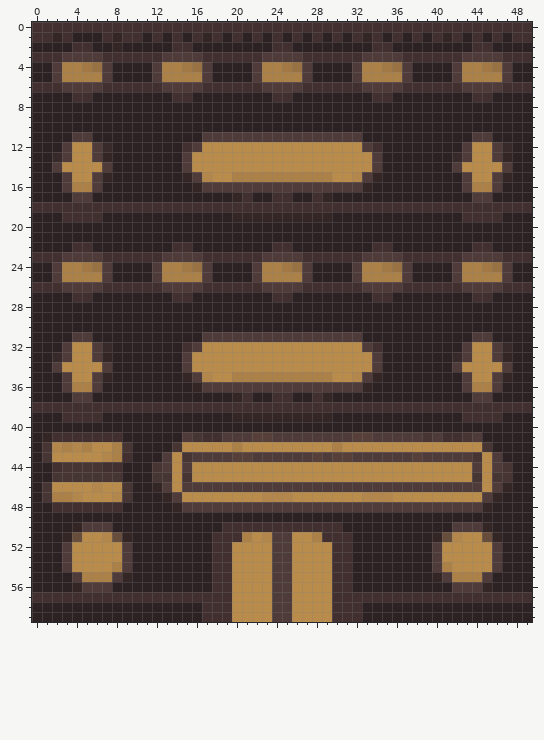
Pixel-art sprite: Assets/Sprites/Brick/Palazzo.png. The picture above is the old version.
The file is 50x60 pixels. Colours within 5 levels of each other are drawn and written as one.
And afterwards:
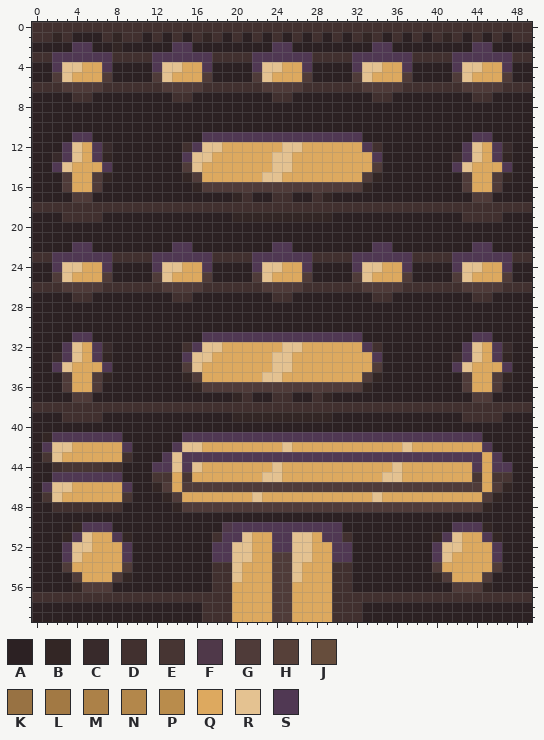
Palette (. is transparent): A #2c2123  B #332625  C #382a2b  D #41302f  E #473533  F #4f3849  G #4f3b39  H #564039  J #664d3c  K #987243  L #a27944  M #ac8148  N #b3874b  P #b98c4c  Q #dda95f  R #e4c291  S #503853
Diff:
Changed rows in their new state; - is an unchanged pixel.
first column x 2:
 2 --SS--------SS--------SS--------SS--------SS--
 3 SSSSSS----SSSSSS----SSSSSS----SSSSSS----SSSSSS
 4 SRRQQS----SRRQQS----SRRQQS----SRRQQS----SRRQQS
 5 -RQQQ------RQQQ------RQQQ------RQQQ------RQQQ-
first column x 2:
11 --SS-----------SSSSSSSSSSSSSSSS-----------SS--
12 -SRQS---------SRRQQQQQQRRQQQQQQS---------SRQS-
13 -SRQS--------SRRQQQQQQRRQQQQQQQQS--------SRQS-
14 SRQQQS--------RQQQQQQQRRQQQQQQQQ--------SRQQQS
15 --QQ-----------QQQQQQRRQQQQQQQQ-----------QQ--
16 --QQ--------------------------------------QQ--
first column x 2:
22 --SS--------SS--------SS--------SS--------SS--
23 SSSSSS----SSSSSS----SSSSSS----SSSSSS----SSSSSS
24 SRRQQS----SRRQQS----SRRQQS----SRRQQS----SRRQQS
25 -RQQQ------RQQQ------RQQQ------RQQQ------RQQQ-
first column x 2:
31 --SS-----------SSSSSSSSSSSSSSSS-----------SS--
32 -SRQS---------SRRQQQQQQRRQQQQQQS---------SRQS-
33 -SRQS--------SRRQQQQQQRRQQQQQQQQS--------SRQS-
34 SRQQQS--------RQQQQQQQRRQQQQQQQQ--------SRQQQS
35 --QQ-----------QQQQQQRRQQQQQQQQ-----------QQ--
36 --QQ--------------------------------------QQ--
first column x 1:
41 -SSSSSSS------SSSSSSSSSSSSSSSSSSSSSSSSSSSSSS---
42 SRRQQQQQS----SRRQQQQQQQQRQQQQQQQQQQQRQQQQQQQS--
43 -RQQQQQQ----SRSSSSSSSSSSSSSSSSSSSSSSSSSSSSSSQS-
44 -----------SSRSRQQQQQQQRQQQQQQQQQQQRQQQQQQQSQSS
45 -SSSSSSS-----Q-QQQQQQQRRQQQQQQQQQQRRQQQQQQQ-Q--
46 SRRQQQQQS----Q------------------------------Q--
47 -RQQQQQQ------QQQQQQQRQQQQQQQQQQQRQQQQQQQQQQ---
50 ----SSS-----------FSSSSSSSSSSS-----------SSS---
51 ---SRQQS----------SSRQQSSRRQSS----------SRQQS--
52 --SRRQQQS--------SSRRQQSSRRQQSS--------SRRQQQS-
53 --SRQQQQS--------SSRRQQ--RRQQSS--------SRQQQQS-
54 ---QQQQQ-----------RQQQ--RQQQ-----------QQQQQ--
55 ----QQQ------------RQQQ--RQQQ------------QQQ---
56 -------------------QQQQ--QQQQ------------------
57 -------------------QQQQ--QQQQ------------------
58 -------------------QQQQ--QQQQ------------------
59 -------------------QQQQ--QQQQ------------------
